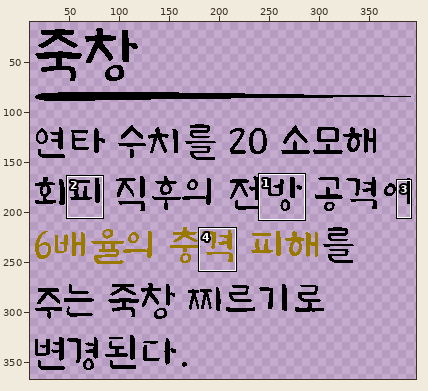
Two versions of one pixel-art file, 과거시험 시제/이미지 작업/interface/sk&item/item/old/item04Info.aseprite. The first picture is a wide view before the edit; the outline marks the close-up.
Close-up. Before:
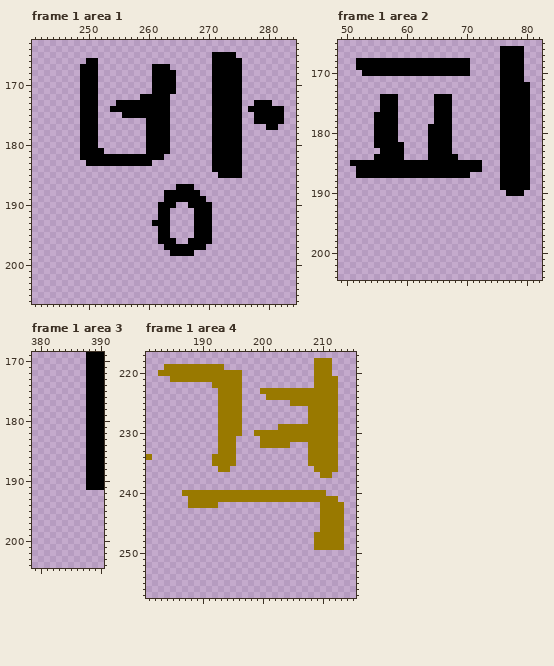
400x560 pixels, 3 frames. Shown: frame 1 area 1: x 241..284, y 163..206; frame 1 area 2: x 49..82, y 165..204; frame 1 area 3: x 379..390, y 169..204; frame 1 area 4: x 181..215, y 217..257. The wide view leaves out empty margins. The commit also changed other frames or places, which this record leaves out.
Now the later version:
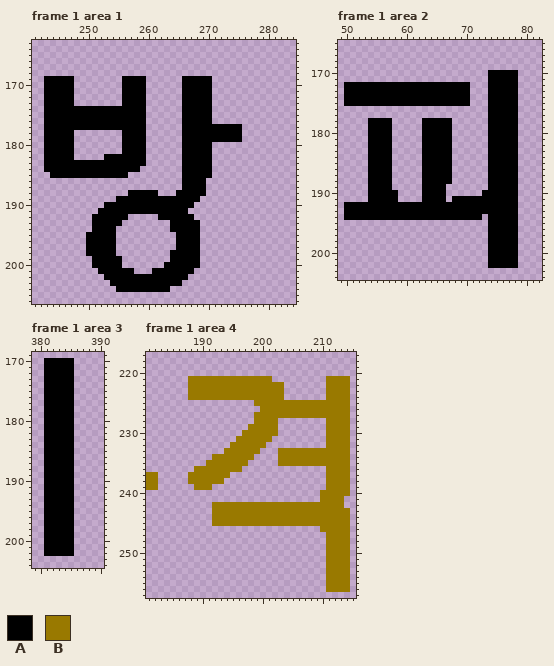
Palette (. is transparent): A #000000  B #997900
Edits made:
Frame 1 area 1, layer "text":
y 165: x 271..274 AAAA -> ....
y 166: x 250..251 AA -> ..; x 271..275 AAAAA -> .....
y 167: x 249..251 AAA -> ...; x 261..263 AAA -> ...; x 271..275 AAAAA -> .....
y 168: x 249..251 AAA -> ...; x 261..264 AAAA -> ....; x 271..275 AAAAA -> .....
y 169..171: x 243..247 ..... -> AAAAA; x 249..251 AAA -> ...; x 256..259 .... -> AAAA; x 261..264 AAAA -> ....; x 266..275 .....AAAAA -> AAAAA.....
y 172: x 243..247 ..... -> AAAAA; x 249..251 AAA -> ...; x 256..258 ... -> AAA; x 260..263 AAAA -> ....; x 266..275 .....AAAAA -> AAAAA.....
y 173: x 243..247 ..... -> AAAAA; x 249..251 AAA -> ...; x 255 A -> .; x 260..263 AAAA -> ....; x 266..275 .....AAAAA -> AAAAA.....; x 278..280 AAA -> ...
y 174: x 243..248 ...... -> AAAAAA; x 252..253 .. -> AA; x 260..263 AAAA -> ....; x 266..275 .....AAAAA -> AAAAA.....; x 277..282 AAAAAA -> ......
y 175: x 243..248 ...... -> AAAAAA; x 252..255 .... -> AAAA; x 260..263 AAAA -> ....; x 266..275 .....AAAAA -> AAAAA.....; x 278..282 AAAAA -> .....
y 176: x 243..248 ...... -> AAAAAA; x 252..263 ........AAAA -> AAAAAAAA....; x 266..275 .....AAAAA -> AAAAA.....; x 278..282 AAAAA -> .....
y 177: x 243..248 ...... -> AAAAAA; x 252..263 ........AAAA -> AAAAAAAA....; x 266..270 ..... -> AAAAA; x 280..281 AA -> ..
y 178..179: x 243..247 ..... -> AAAAA; x 249..251 AAA -> ...; x 256..263 ....AAAA -> AAAA....; x 266..270 ..... -> AAAAA
y 180: x 243..247 ..... -> AAAAA; x 249..251 AAA -> ...; x 256..263 ....AAAA -> AAAA....; x 266..275 .....AAAAA -> AAAAA.....
y 181: x 243..247 ..... -> AAAAA; x 249..252 AAAA -> ....; x 256..263 ....AAAA -> AAAA....; x 266..275 .....AAAAA -> AAAAA.....
y 182: x 243..247 ..... -> AAAAA; x 249..252 AAAA -> ....; x 260..262 AAA -> ...; x 266..275 .....AAAAA -> AAAAA.....
y 183: x 243..249 ....... -> AAAAAAA; x 260 A -> .; x 266..275 .....AAAAA -> AAAAA.....
y 184: x 243..258 ................ -> AAAAAAAAAAAAAAAA; x 266..275 .....AAAAA -> AAAAA.....
y 185: x 244..256 ............. -> AAAAAAAAAAAAA; x 266..270 ..... -> AAAAA; x 272..275 AAAA -> ....
y 186: x 266..269 .... -> AAAA
y 187: x 265 A -> .; x 268..269 .. -> AA
y 188: x 257..261 ..... -> AAAAA; x 263..264 AA -> ..; x 269 . -> A
y 189: x 255..262 ........ -> AAAAAAAA; x 269 A -> .
y 190: x 253..261 ......... -> AAAAAAAAA; x 265..266 .. -> AA; x 268..270 AAA -> ...
y 191: x 252..261 .......... -> AAAAAAAAAA; x 264..266 ... -> AAA; x 268..270 AAA -> ...
y 192: x 251..256 ...... -> AAAAAA; x 264..270 ....AAA -> AAAA...
y 193: x 251..255 ..... -> AAAAA; x 261..267 AAA.... -> ...AAAA; x 269..270 AA -> ..
y 194: x 251..254 .... -> AAAA; x 262..267 AA.... -> ..AAAA; x 269..270 AA -> ..
y 195: x 250..254 ..... -> AAAAA; x 262..263 AA -> ..; x 265..267 ... -> AAA; x 269..270 AA -> ..
y 196: x 250..254 ..... -> AAAAA; x 262..266 AAA.. -> ...AA; x 269..270 AA -> ..
y 197: x 250..254 ..... -> AAAAA; x 263..264 AA -> ..; x 269 A -> .
y 198: x 250..254 ..... -> AAAAA; x 268 . -> A
y 199: x 251..255 ..... -> AAAAA; x 264..268 ..... -> AAAAA
y 200: x 251..255 ..... -> AAAAA; x 263..268 ...... -> AAAAAA
y 201: x 252..257 ...... -> AAAAAA; x 261..267 ....... -> AAAAAAA
y 202: x 253..266 .............. -> AAAAAAAAAAAAAA
y 203: x 254..265 ............ -> AAAAAAAAAAAA
y 204: x 255..263 ......... -> AAAAAAAAA
Frame 1 area 2, layer "text":
y 166..167: x 76..79 AAAA -> ....
y 168..169: x 52..70 AAAAAAAAAAAAAAAAAAA -> ...................; x 76..79 AAAA -> ....
y 170: x 53..70 AAAAAAAAAAAAAAAAAA -> ..................; x 74..75 .. -> AA; x 79 A -> .
y 171: x 74..75 .. -> AA; x 79 A -> .
y 172..173: x 50..70 ..................... -> AAAAAAAAAAAAAAAAAAAAA; x 74..75 .. -> AA; x 79..80 AA -> ..
y 174..175: x 50..55 ...... -> AAAAAA; x 59..64 ...... -> AAAAAA; x 68..70 ... -> AAA; x 74..75 .. -> AA; x 79..80 AA -> ..
y 176: x 56..58 AAA -> ...; x 65..67 AAA -> ...; x 74..75 .. -> AA; x 79..80 AA -> ..
y 177: x 55..58 AAAA -> ....; x 65..67 AAA -> ...; x 74..75 .. -> AA; x 79..80 AA -> ..
y 178: x 54 . -> A; x 58 A -> .; x 63..64 .. -> AA; x 74..75 .. -> AA; x 79..80 AA -> ..
y 179..181: x 54 . -> A; x 58 A -> .; x 63 . -> A; x 74..75 .. -> AA; x 79..80 AA -> ..
y 182: x 54 . -> A; x 58..59 AA -> ..; x 63 . -> A; x 74..75 .. -> AA; x 79..80 AA -> ..
y 183: x 54..55 .. -> AA; x 58..59 AA -> ..; x 63 . -> A; x 74..75 .. -> AA; x 79..80 AA -> ..
y 184: x 54 . -> A; x 58..59 AA -> ..; x 63 . -> A; x 68 A -> .; x 74..75 .. -> AA; x 79..80 AA -> ..
y 185: x 51..53 AAA -> ...; x 58..62 AAAAA -> .....; x 68..72 AAAAA -> .....; x 74..75 .. -> AA; x 79..80 AA -> ..
y 186: x 52..53 AA -> ..; x 58..62 AAAAA -> .....; x 68..72 AAAAA -> .....; x 74..75 .. -> AA; x 79..80 AA -> ..
y 187: x 52..53 AA -> ..; x 58..62 AAAAA -> .....; x 68..70 AAA -> ...; x 74..75 .. -> AA; x 79..80 AA -> ..
y 188: x 54..57 .... -> AAAA; x 63..67 ..... -> AAAAA; x 74..75 .. -> AA; x 79..80 AA -> ..
y 189: x 54..57 .... -> AAAA; x 63..66 .... -> AAAA; x 74..75 .. -> AA; x 79..80 AA -> ..
y 190: x 54..58 ..... -> AAAAA; x 63..66 .... -> AAAA; x 73..76 .... -> AAAA; x 79 A -> .
y 191: x 54..58 ..... -> AAAAA; x 63..66 .... -> AAAA; x 68..78 ........... -> AAAAAAAAAAA
y 192..193: x 50..78 ............................. -> AAAAAAAAAAAAAAAAAAAAAAAAAAAAA
y 194: x 50..72 ....................... -> AAAAAAAAAAAAAAAAAAAAAAA; x 74..78 ..... -> AAAAA
y 195..202: x 74..78 ..... -> AAAAA
Frame 1 area 3, layer "text":
y 169: x 388..390 AAA -> ...
y 170..191: x 381..385 ..... -> AAAAA; x 388..390 AAA -> ...
y 192..202: x 381..385 ..... -> AAAAA
Frame 1 area 4, layer "text":
y 218: x 209..211 BBB -> ...
y 219: x 184..193 BBBBBBBBBB -> ..........; x 209..211 BBB -> ...
y 220: x 183..196 BBBBBBBBBBBBBB -> ..............; x 209..211 BBB -> ...
y 221: x 185..187 BBB -> ...; x 197..201 ..... -> BBBBB; x 209..210 BB -> ..; x 213..214 .. -> BB
y 222: x 188..191 .... -> BBBB; x 197..203 ....... -> BBBBBBB; x 209..210 BB -> ..; x 213..214 .. -> BB
y 223: x 188..192 ..... -> BBBBB; x 197..199 ... -> BBB; x 204..210 BBBBBBB -> .......; x 213..214 .. -> BB
y 224: x 188..192 ..... -> BBBBB; x 197..200 .... -> BBBB; x 204..210 BBBBBBB -> .......; x 213..214 .. -> BB
y 225: x 193..196 BBBB -> ....; x 199..204 ...... -> BBBBBB; x 213..214 .. -> BB
y 226: x 193..196 BBBB -> ....; x 200..207 ........ -> BBBBBBBB; x 213..214 .. -> BB
y 227: x 193..196 BBBB -> ....; x 199..207 ......... -> BBBBBBBBB; x 213..214 .. -> BB
y 228: x 193..196 BBBB -> ....; x 199..202 .... -> BBBB; x 208..210 BBB -> ...; x 213..214 .. -> BB
y 229: x 193..196 BBBB -> ....; x 198..210 .....BBBBBBBB -> BBBBB........; x 213..214 .. -> BB
y 230: x 193..198 BBBB.. -> ....BB; x 203..210 BBBBBBBB -> ........; x 213..214 .. -> BB
y 231: x 193..199 BBB.... -> ...BBBB; x 202..210 BBBBBBBBB -> .........; x 213..214 .. -> BB
y 232: x 193..194 BB -> ..; x 196..199 .... -> BBBB; x 201..204 BBBB -> ....; x 208..210 BBB -> ...; x 213..214 .. -> BB
y 233: x 193 B -> .; x 196..199 .... -> BBBB; x 203..207 ..... -> BBBBB; x 213..214 .. -> BB
y 234: x 181 B -> .; x 196..198 ... -> BBB; x 203..207 ..... -> BBBBB; x 213..214 .. -> BB
y 235: x 191 . -> B; x 196..197 .. -> BB; x 203..207 ..... -> BBBBB; x 213..214 .. -> BB
y 236: x 189..192 .... -> BBBB; x 195..196 .. -> BB; x 209..210 BB -> ..; x 213..214 .. -> BB
y 237: x 181..182 .. -> BB; x 188..194 ....... -> BBBBBBB; x 210 B -> .; x 212..214 ... -> BBB
y 238: x 181..182 .. -> BB; x 188..193 ...... -> BBBBBB; x 211..214 .... -> BBBB
y 239: x 181..182 .. -> BB; x 189..191 ... -> BBB; x 211..214 .... -> BBBB
y 240: x 187..209 BBBBBBBBBBBBBBBBBBBBBBB -> .......................; x 211..214 .... -> BBBB
y 241: x 188..209 BBBBBBBBBBBBBBBBBBBBBB -> ......................; x 213 . -> B
y 242: x 188..191 BBBB -> ....; x 193..209 ................. -> BBBBBBBBBBBBBBBBB
y 243..245: x 192..209 .................. -> BBBBBBBBBBBBBBBBBB; x 214 . -> B
y 246: x 214 . -> B
y 247..249: x 209..210 BB -> ..; x 214 . -> B
y 250..256: x 211..214 .... -> BBBB
Changed places in both close-ups, as pixel boxes (x1, y1, x2, y2):
changed: (44, 52, 284, 292)
changed: (344, 46, 530, 268)
changed: (44, 352, 104, 556)
changed: (158, 358, 350, 592)
changed: (146, 454, 158, 490)
